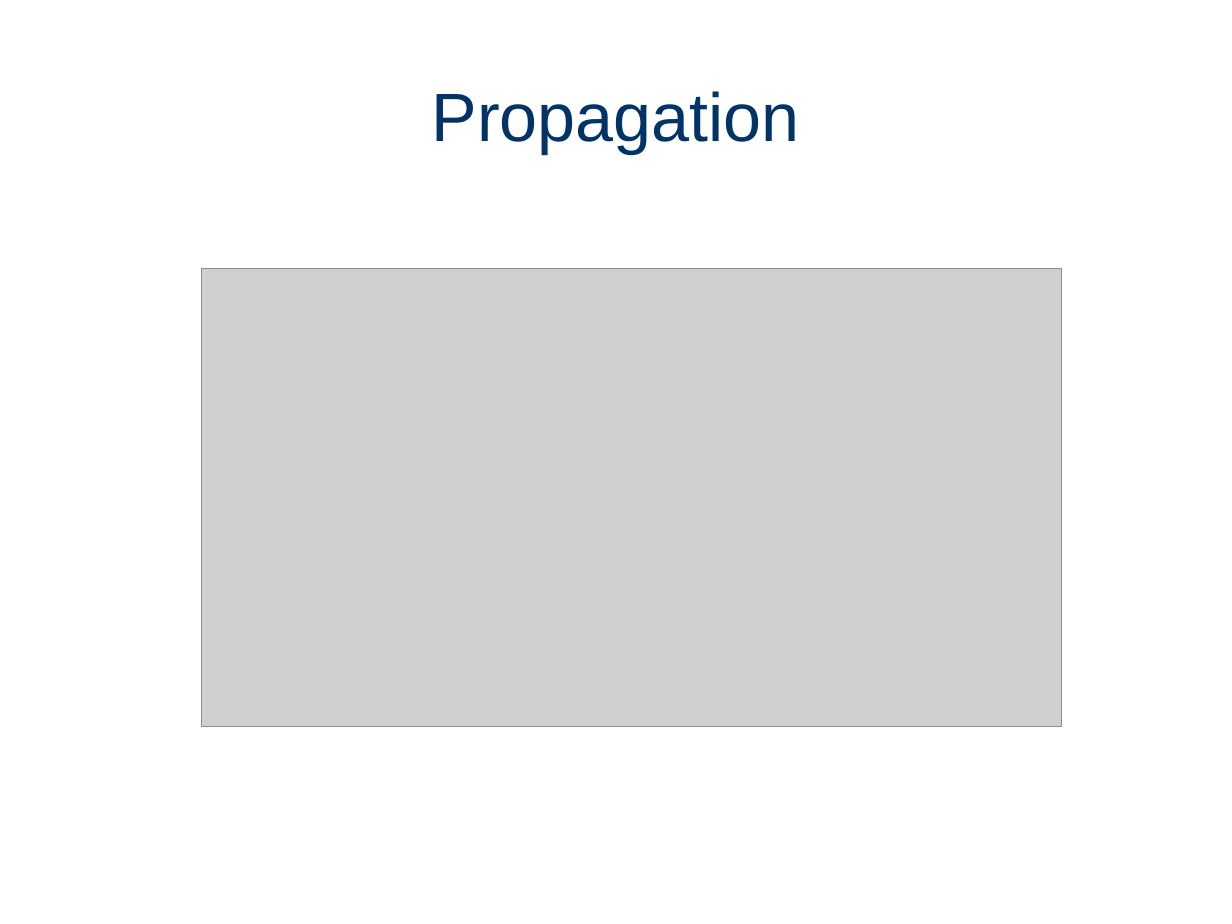
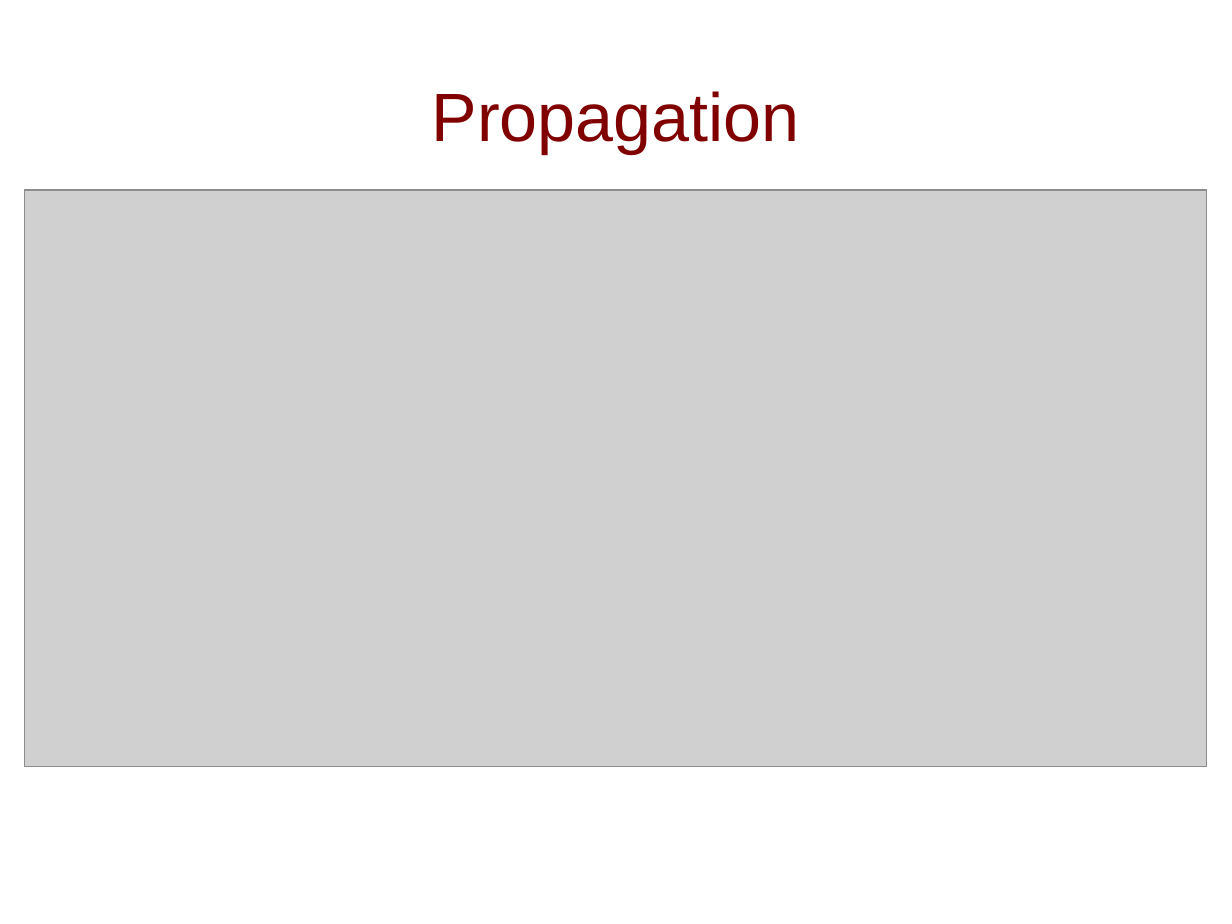
Before and after one commit to gSilas/special-palm-tree, a slide deck: slide 4 of presentation.odp. Drawn at 1232x924 pixels with LibreOffice and Linux fonts; fonts in the diff are those of the drawing; grey boxes stand for pictures. Boxes give left, top, right and bottom in pixels: in the first picture for what was removed or moved away, otherwise in the second. Text is boxed around its words. In the diff, an @@ line names an element or a change of style, - is before the commit and + after.

```diff
--- a/presentation.odp
+++ b/presentation.odp
@@ title "Propagation" at [432, 91, 800, 153]: text colour #003366 to #800000 @@
@@ picture: place and size @@
-picture at [201, 268, 1062, 727]
+picture at [25, 190, 1207, 767]
```
Also in this commit, not shown: 8 other slides changed, 3 slides added, 8 other files.
